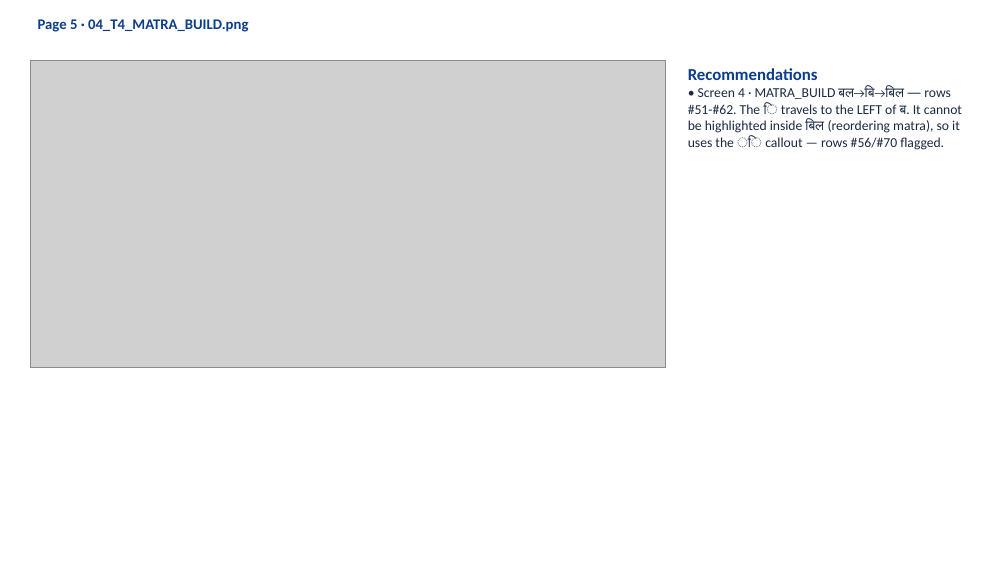
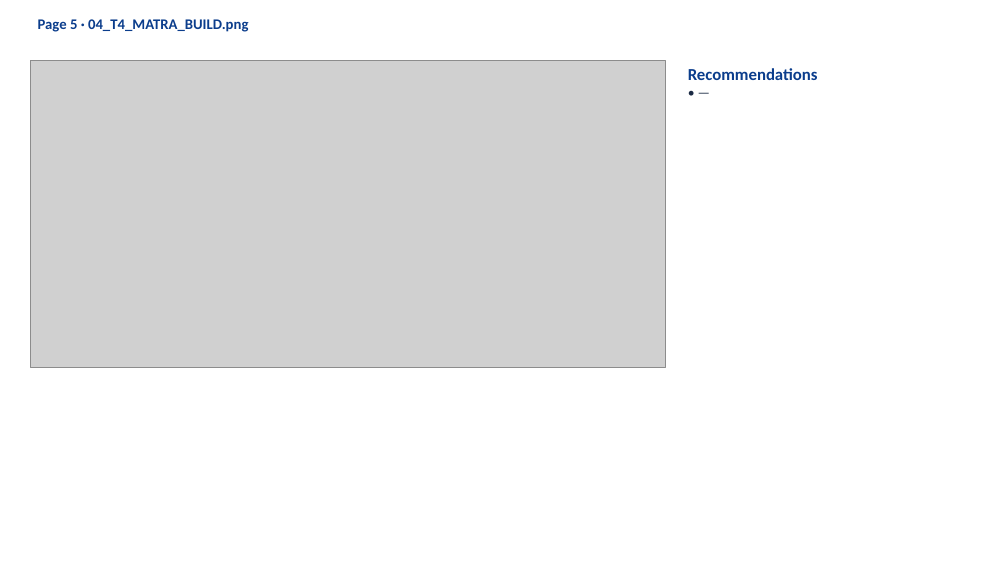
Before and after one commit to khugshalharshvardhan/HI02H11_L02_S01_DEV_HANDOFF-file2-, a slide deck: slide 6 of 3_CURRENT_BUILD/HI02H11_L02_S01_REVISED_review.pptx. Drawn at 1008x567 pixels with LibreOffice and Linux fonts; fonts in the diff are those of the drawing; grey boxes stand for pictures. Boxes give left, top, right and bottom in pixels: in the first picture for what was removed or moved away, otherwise in the second. Text is boxed around its words. In the diff, an @@ line names an element or a change of style, - is before the commit and + after.

```diff
--- a/3_CURRENT_BUILD/HI02H11_L02_S01_REVISED_review.pptx
+++ b/3_CURRENT_BUILD/HI02H11_L02_S01_REVISED_review.pptx
@@ text at box(688, 87, 962, 150): text changed @@
-• Screen 4 · MATRA_BUILD बल→बि→बिल — rows #51-#62. The ि travels to the LEFT of ब. It cannot be highlighted inside बिल (reordering matra), so it uses the ◌ि callout — rows #56/#70 flagged.
+• —
```
Also in this commit, not shown: 17 other slides changed, 38 other files.
